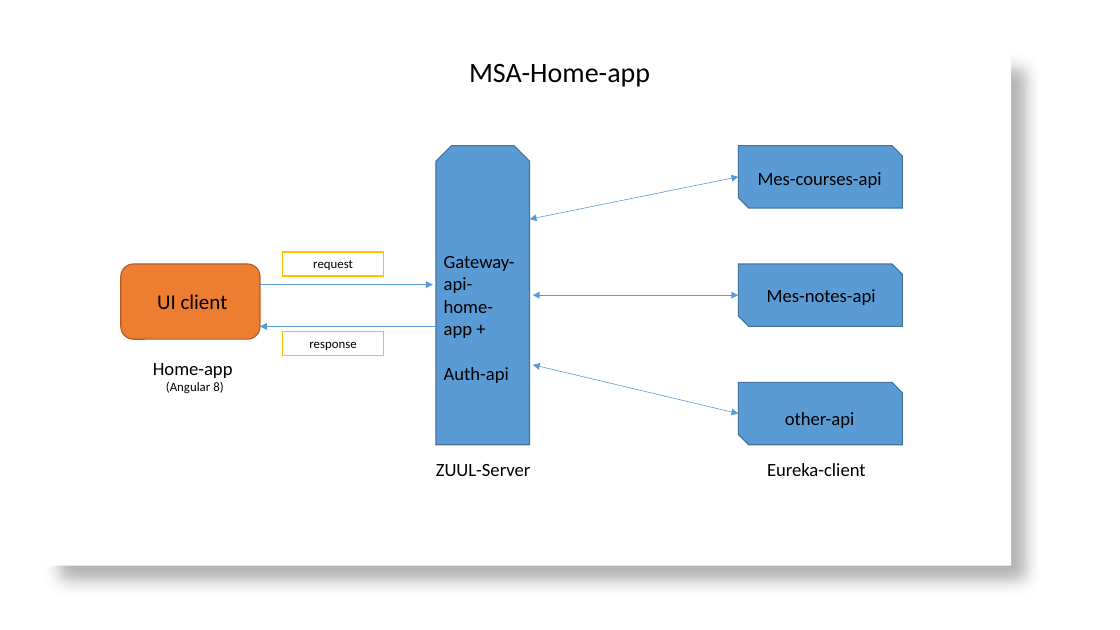
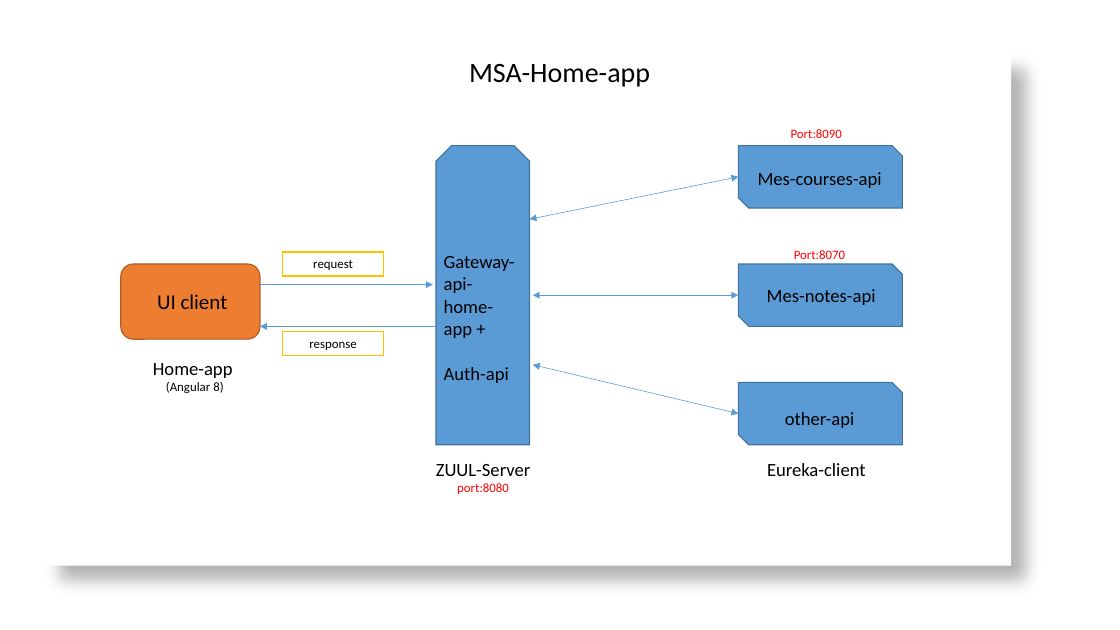
Before and after one commit to ychafia/MSA-HOME-APP, a slide deck: slide 1 of MSA-HOME-APP.pptx. Drawn at 1120x630 pixels with LibreOffice and Linux fonts; fonts in the diff are those of the drawing. Boxes give left, top, right and bottom in pixels: in the first picture for what was removed or moved away, otherwise in the second. Text is boxed around its words. In the diff, an @@ line names an element or a change of style, - is before the commit and + after.

```diff
--- a/MSA-HOME-APP.pptx
+++ b/MSA-HOME-APP.pptx
@@ text added at bbox=[791, 129, 842, 138], 11 pt, text #FF0000 @@
+Port:8090
@@ text added at bbox=[794, 250, 845, 259], 11 pt, text #FF0000 @@
+Port:8070
@@ text at bbox=[436, 464, 530, 494]: text changed @@
-ZUUL-Server
+ZUUL-Server port:8080
```
Also in this commit, not shown: 15 other files.
